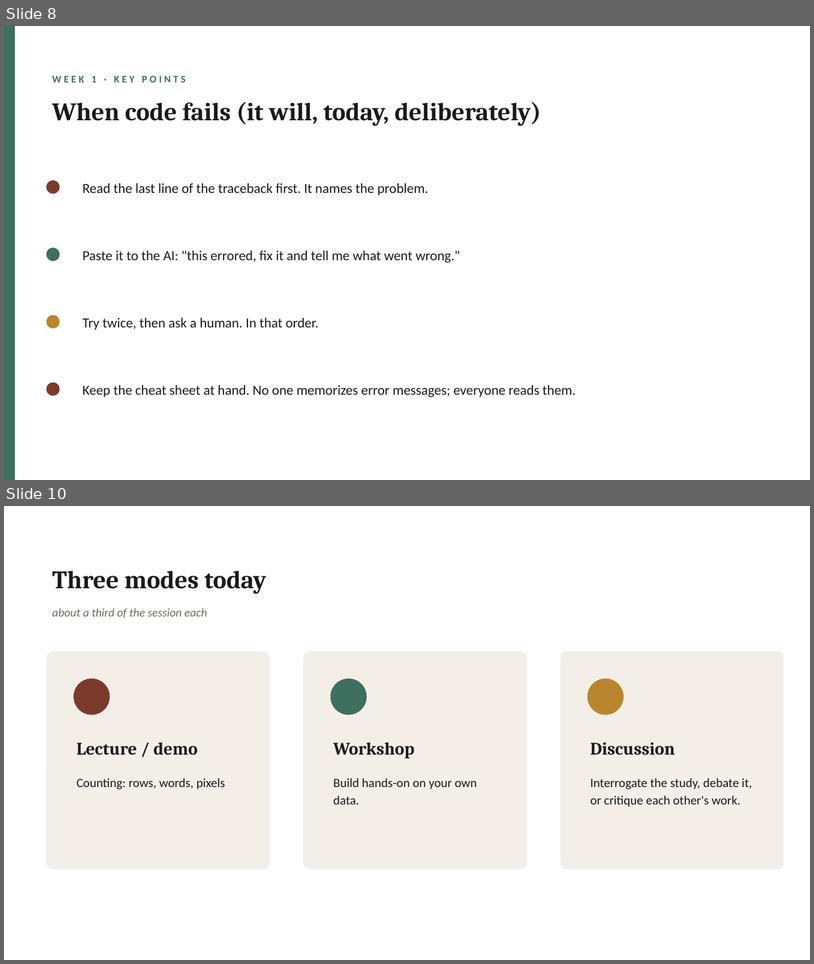
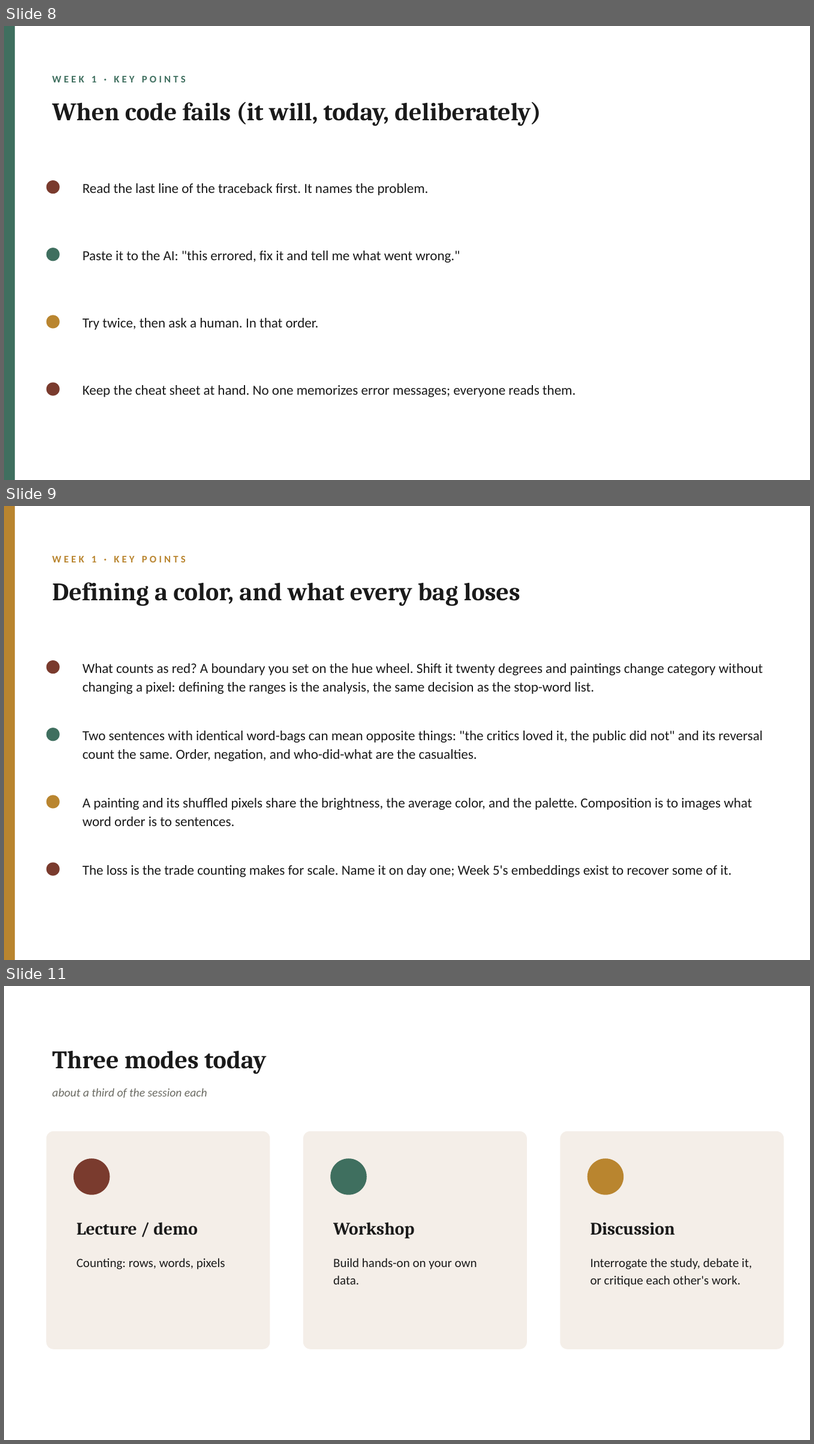
Before and after one commit to lucianli123/culture-as-data-2026, a slide deck: slides/pptx/week-01.pptx. Shown one above the other, each under a label of ours: slides 8 and 10 before the commit, slides 8, 9 and 11 after it; the slides between them are not shown. The pictures are 814x964 and 814x1444 pixels, drawn with LibreOffice and Linux fonts; fonts in the diff are those of the drawing. Boxes give left, top, right and bottom in pixels: in the first picture for what was removed or moved away, otherwise in the second. Text is boxed around its words. In the diff, an @@ line names an element or a change of style, - is before the commit and + after.

Commit message:
Move bag-loss demo to Week 1; add color-range counting; Week 2 back to stats focus
Week 1 gains two sections on its real corpora:
- Define a color, then count it: six named hue ranges turn 'how red is this
  corpus?' into a countable question, a stacked palette chart across the Met
  paintings, and the boundary-shift demonstration - widen reds by twenty
  degrees and paintings change category without changing a pixel. The
  definitional lesson (what counts as red = what counts as a word), in code.
- What every bag throws away, moved from Week 2: identical word-bags with
  opposite meanings, and a real painting beside its shuffled pixels (drawn
  composition offline), same brightness, same palette, only one a picture.

Week 2's notebook, deck slide, lesson-plan row, and site flow revert to the
statistics-and-comparison focus (trial, tokens, tf-idf, keyness, shuffle
test). Week 1 deck gains the combined key-points slide; Lab 2 rows updated
in lesson plans, syllabus, and site. Both notebooks execute cleanly.

```diff
--- a/slides/pptx/week-01.pptx
+++ b/slides/pptx/week-01.pptx
@@ slide 9 added at (4, 506, 810, 960), background #FFFFFF @@
@@ rectangle added at (4, 506, 15, 960), fill #B9852F @@
@@ text added at (52, 556, 186, 562), 12 pt, text #B9852F, bold @@
+WEEK 1 · KEY POINTS
@@ text added at (52, 582, 521, 606), 30 pt, text #1A1A1A, bold @@
+Defining a color, and what every bag loses
@@ ellipse added at (47, 660, 60, 673), fill #7A3B2E @@
@@ text added at (83, 663, 763, 694), 16.5 pt, text #1A1A1A @@
+What counts as red? A boundary you set on the hue wheel. Shift it twenty degrees and paintings change category without changing a pixel: defining the ranges is the analysis, the same decision as the stop-word list.
@@ ellipse added at (47, 727, 60, 741), fill #3F6F5F @@
@@ text added at (83, 730, 763, 761), 16.5 pt, text #1A1A1A @@
+Two sentences with identical word-bags can mean opposite things: "the critics loved it, the public did not" and its reversal count the same. Order, negation, and who-did-what are the casualties.
@@ ellipse added at (47, 795, 60, 808), fill #B9852F @@
@@ text added at (83, 798, 752, 826), 16.5 pt, text #1A1A1A @@
+A painting and its shuffled pixels share the brightness, the average color, and the palette. Composition is to images what word order is to sentences.
@@ ellipse added at (47, 862, 60, 876), fill #7A3B2E @@
@@ text added at (83, 865, 732, 877), 16.5 pt, text #1A1A1A @@
+The loss is the trade counting makes for scale. Name it on day one; Week 5's embeddings exist to recover some of it.
@@ what was slide 10 is now slide 11 @@
```
Also in this commit, not shown: 2 slides changed, 19 other files.
